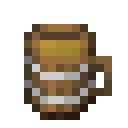
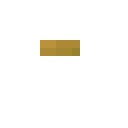
Layered file, before and after one edit (128x128). Changes by layer:
removed layer "Tankard" over [24, 24, 112, 120]
